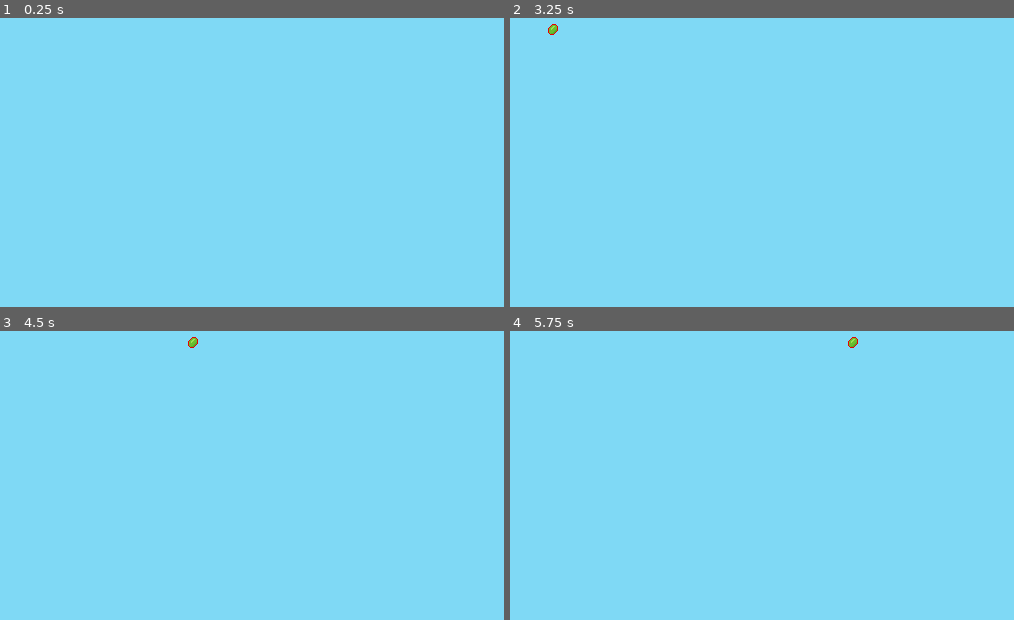
Above: before the commit, frames 1-4 (two rows, left to right).
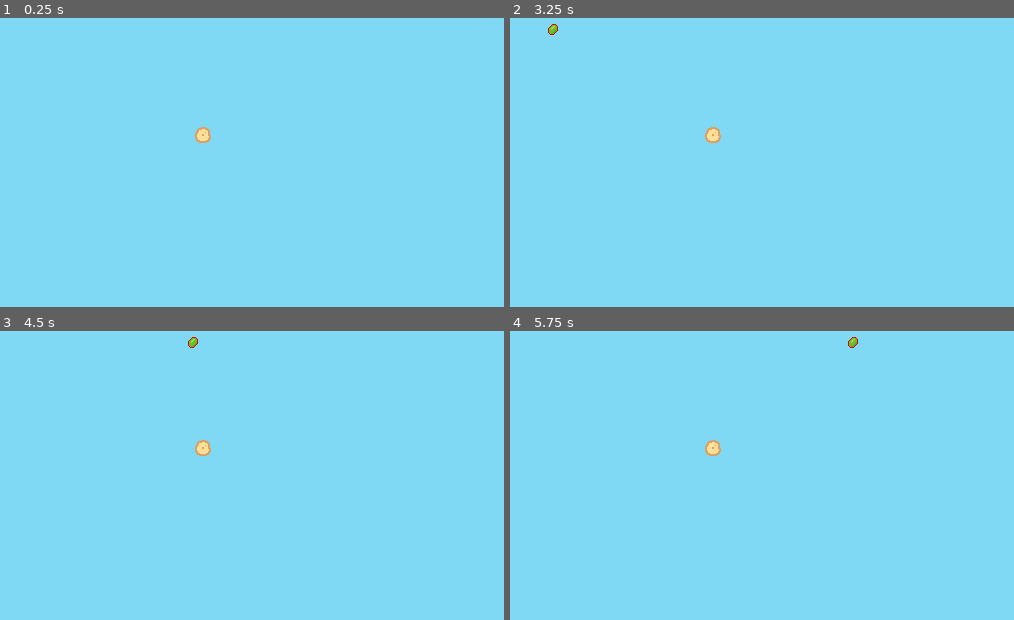
Above: after the commit, the same moments.

Repository: ninesliced/micro-jam-061
Game: Godot game, scene res://src/scripts/game/game.tscn
Same seed, same stepped clock (60 frames per second), same inputs: the game is played once before the commit and once after it. This scene is started directly instead of the project's main scene.
Inputs (mouse positions are in pixels of both pictures, inside the frame that each line leads up to):
- Up to frame 1 (0.25 s): no input
- Up to frame 2 (3.25 s): tap Enter at 0.5, 2 s; move the mouse to (847, 107) at 0.52 s; click (847, 107) at 0.67 s; tap Space at 1.25, 2.75 s; move the mouse to (575, 145) at 1.27 s; click (575, 145) at 1.42 s; move the mouse to (767, 46) at 2.02 s; click (767, 46) at 2.17 s; move the mouse to (671, 200) at 2.77 s; click (671, 200) at 2.92 s
- Up to frame 3 (4.5 s): move the mouse to (388, 492) at 3.52 s; click (388, 492) at 3.67 s; move the mouse to (5, 385) at 4.27 s; click (5, 385) at 4.42 s
- Up to frame 4 (5.75 s): move the mouse to (736, 440) at 5.02 s; click (736, 440) at 5.17 s

The runs differ from the first frame. In frame 1, 0.1% of the frame differs, in the area x 38-42%, y 37-44%; in frame 2, 0.1%; in frame 3, 0.1%; in frame 4, 0.1%.
Error before the commit: Parse Error: Too few arguments for "destroy_block()" call. Expected at least 2 but received 1. (res://src/scripts/block/block.gd:40)

Commit message:
Update block.gd

Diff:
--- a/src/scripts/block/block.gd
+++ b/src/scripts/block/block.gd
@@ -35,10 +35,10 @@
 		return
 	var random_f = randf()
 	if random_f < self.element.erosion_proba:
-		self.element.errosion_level += 1
+		self.element.erosion_level += 1
 		if self.element.erosion_level > self.element.erosion_max:
-			self.map_referance.destroy_block(self)
-			self.element.errosion_level = 0
+			self.map_referance.destroy_block(self.position, self)
+			self.element.erosion_level = 0
 		self.map_referance.a_block_was_updated(self.position, self)
 
 func _on_random_tick():
